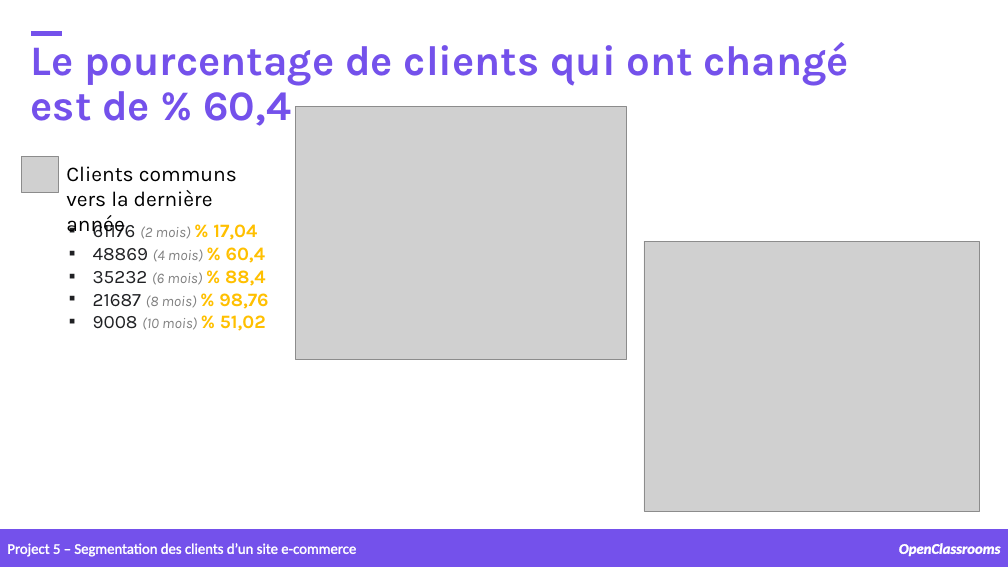
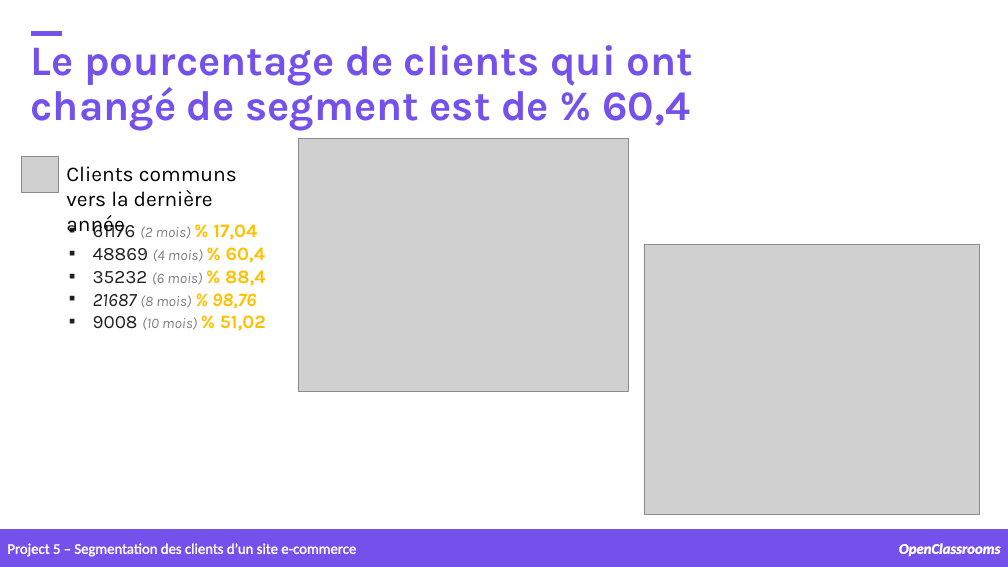
Before and after one commit to samirhinojosa/OC-P5-segment-customers-of-website, a slide deck: slide 40 of supports/P5_presentation v3.pptx (slide 42 before the commit). Drawn at 1008x567 pixels with LibreOffice and Linux fonts; fonts in the diff are those of the drawing; grey boxes stand for pictures; background and template pictures are left out. Boxes give left, top, right and bottom in pixels: in the first picture for what was removed or moved away, otherwise in the second. Text is boxed around its words. In the diff, an @@ line names an element or a change of style, - is before the commit and + after.

```diff
--- a/supports/P5_presentation v3.pptx
+++ b/supports/P5_presentation v3.pptx
@@ text at [31,45,692,131]: text changed @@
-Le pourcentage de clients qui ont changé est de % 60,4
+Le pourcentage de clients qui ont changé de segment est de % 60,4
@@ picture: place and size @@
-picture at [296,107,626,360]
+picture at [298,139,628,392]
@@ text at [93,293,256,309]: italic on in "21687 % 98,76" @@
```
Also in this commit, not shown: 11 other slides changed, 3 slides added, 1 other file.
